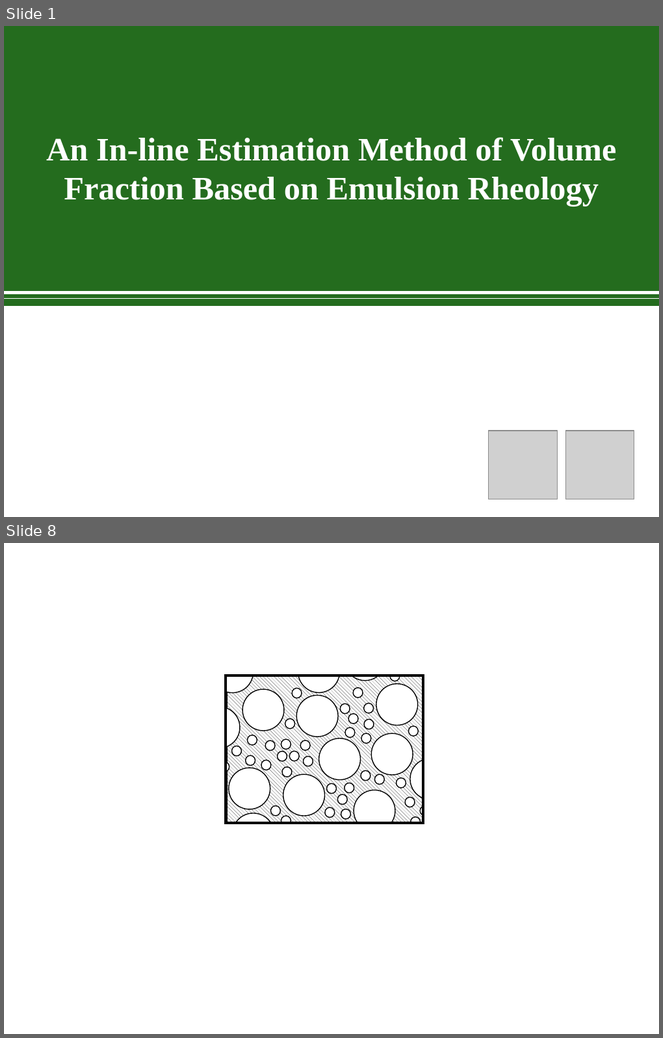
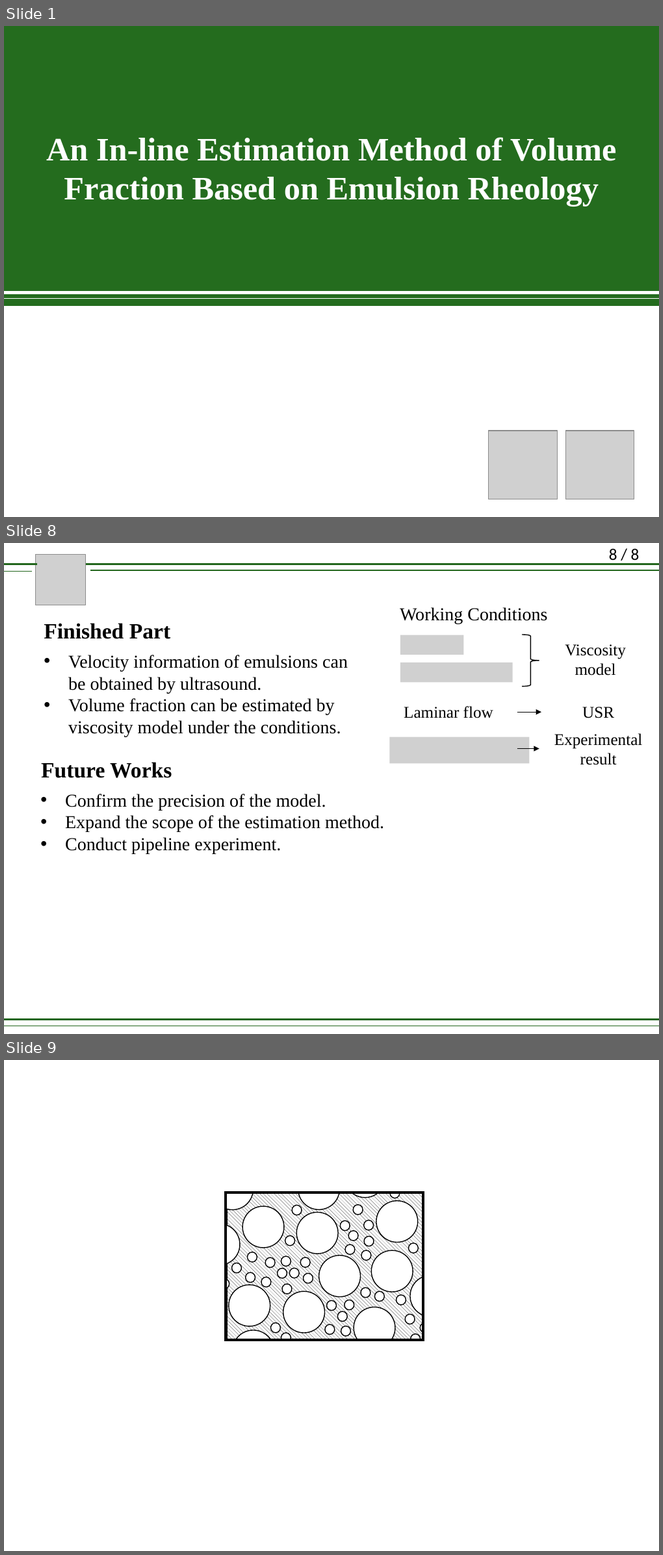
Before and after one commit to lirifuzui/UVPReader, a slide deck: RM_01.pptx. Shown one above the other, each under a label of ours: slides 1 and 8 before the commit, slides 1, 8 and 9 after it; the slides between them are not shown. The pictures are 663x1038 and 663x1555 pixels, drawn with LibreOffice and Linux fonts; fonts in the diff are those of the drawing; grey boxes stand for pictures. Boxes give left, top, right and bottom in pixels: in the first picture for what was removed or moved away, otherwise in the second. Text is boxed around its words. In the diff, an @@ line names an element or a change of style, - is before the commit and + after.

```diff
--- a/RM_01.pptx
+++ b/RM_01.pptx
@@ slide 8 added at [4, 543, 659, 1034], background #FFFFFF @@
@@ picture added at [35, 555, 86, 605] @@
@@ page number added at [609, 548, 640, 564], 18 pt, text #000000 @@
+8 / 8
@@ line added from (4, 564) to (37, 564), #23661D 2.25 pt @@
@@ line added from (4, 571) to (32, 571), #23661D 1 pt @@
@@ line added from (86, 564) to (659, 564), #23661D 2.25 pt @@
@@ line added from (90, 570) to (659, 570), #23661D 1 pt @@
@@ text added at [400, 607, 547, 624], 20 pt, text #000000 @@
+Working Conditions
@@ text added at [44, 623, 170, 639], 24 pt, text #000000, bold @@
+Finished Part
@@ picture added at [400, 635, 464, 654] @@
@@ right brace added at [522, 635, 540, 687], fill #FFFFFF, outline #000000 1 pt @@
@@ text added at [68, 655, 348, 737], 20 pt, text #000000 @@
+• Velocity information of emulsions can be obtained by ultrasound.
+• Volume fraction can be estimated by viscosity model under the conditions.
@@ text added at [565, 644, 626, 676], 18 pt, text #000000 @@
+Viscosity
+model
@@ picture added at [400, 662, 512, 682] @@
@@ text added at [404, 706, 493, 719], 18 pt, text #000000 @@
+Laminar flow
@@ arrow added from (517, 712) to (542, 712), #000000 0.5 pt @@
@@ text added at [582, 707, 614, 719], 18 pt, text #000000 @@
+USR
@@ picture added at [390, 737, 529, 763] @@
@@ text added at [555, 733, 643, 765], 18 pt, text #000000 @@
+Experimental result
@@ arrow added from (517, 749) to (540, 749), #000000 0.5 pt @@
@@ text added at [41, 762, 172, 778], 24 pt, text #000000, bold @@
+Future Works
@@ text added at [65, 794, 384, 854], 20 pt, text #000000 @@
+• Confirm the precision of the model.
+• Expand the scope of the estimation method.
+• Conduct pipeline experiment.
@@ line added from (4, 1019) to (659, 1019), #23661D 2.25 pt @@
@@ line added from (4, 1027) to (659, 1027), #23661D 1 pt @@
@@ what was slide 8 is now slide 9 @@
```
Also in this commit, not shown: 7 slides changed, 1 other file.
